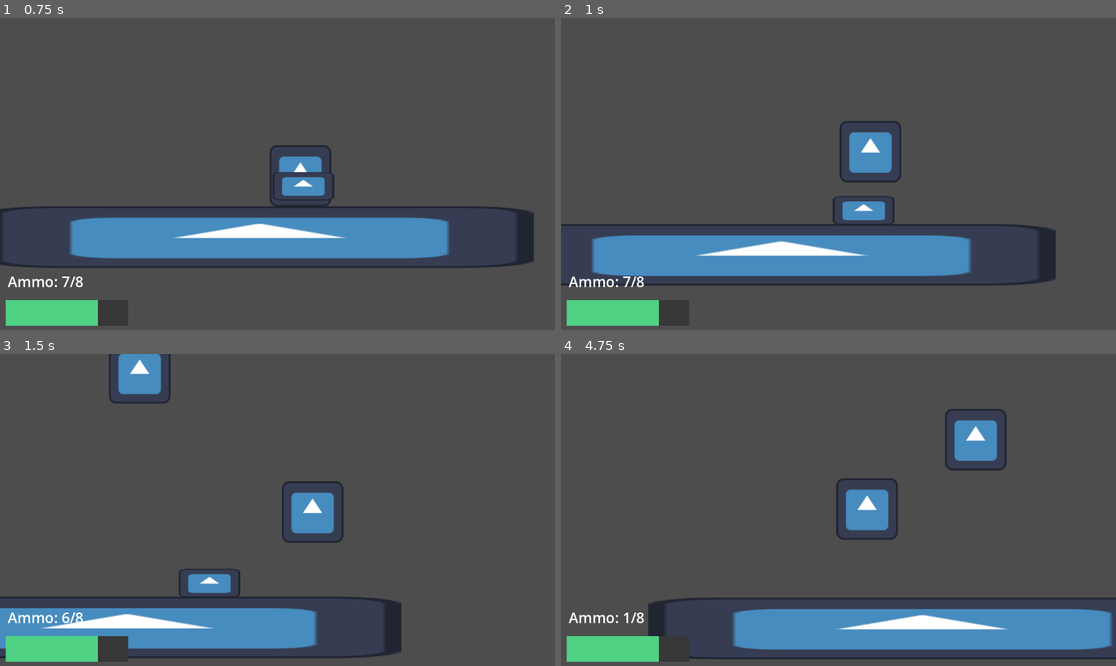
Above: before the commit, frames 1-4 (two rows, left to right).
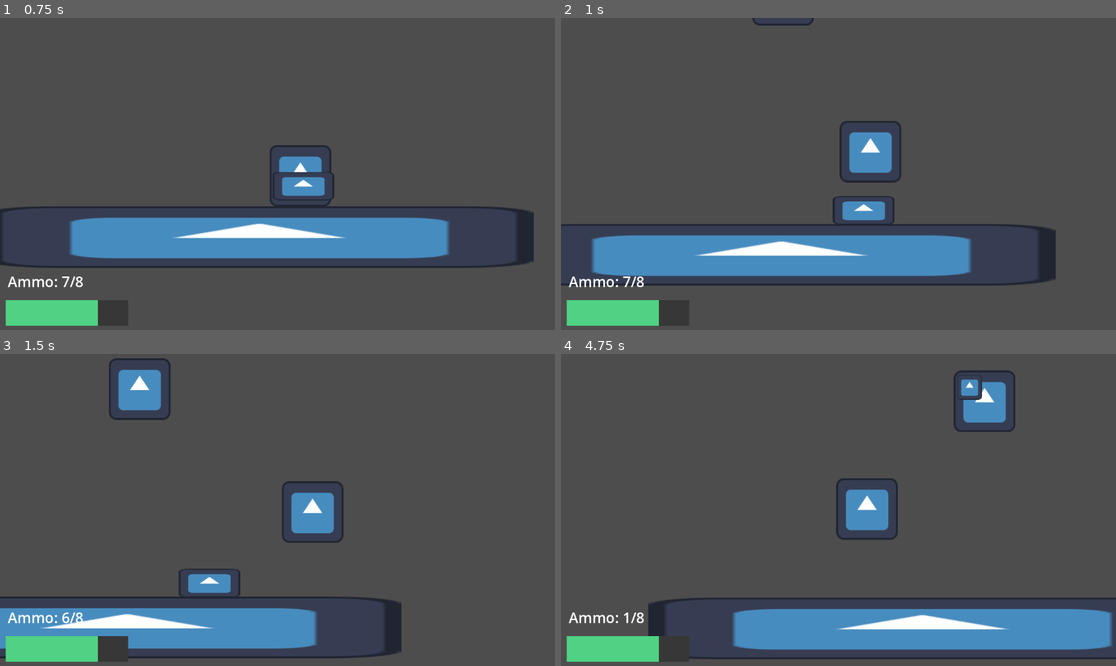
Above: after the commit, the same moments.

Repository: dzfrias/gladiator
Game: Godot game, scene res://scenes/test_scene.tscn
The game is run twice, just before and just after one commit, with the same random seed, the same clock (stepped at 60 frames per second) and the same inputs. The engine's default icon, where the game draws it, is replaced by a stand-in: a white triangle on a blue panel in a dark square.
Inputs (mouse positions are in pixels of both pictures, inside the frame that each line leads up to):
- Up to frame 1 (0.75 s): move the mouse to (249, 236) at 0.52 s; press the mouse at (249, 236) at 0.53 s; hold D (right) from 0.53 s (still down)
- Up to frame 2 (1 s): keep holding D (right); tap Space (jump) at 0.77 s
- Up to frame 3 (1.5 s): keep holding D (right); tap Space (jump) at 1.07 s; move the mouse to (444, 556) at 1.27 s; release the mouse at (444, 556) at 1.28 s; click (444, 556) at 1.35 s
- Up to frame 4 (4.75 s): tap Space (jump) at 1.52, 1.82, 3.02, 3.32, 3.77, 4.07, 4.52 s; move the mouse to (672, 463) at 2.02 s; release D (right) at 2.03 s; hold E (roll) 2.03-2.78 s; hold A (left) 2.03-4.28 s; click (672, 463) at 2.3 s; move the mouse to (866, 510) at 2.77 s; click (866, 510) at 2.85 s; move the mouse to (755, 432) at 3.52 s; press the mouse at (755, 432) at 3.53 s; move the mouse to (960, 494) at 4.27 s; release the mouse at (960, 494) at 4.28 s; hold D (right) from 4.28 s (still down); tap E (roll) at 4.35 s; click (960, 494) at 4.55 s

Frame 1 is identical in both runs. In frame 2, 0.1% of the frame differs, in the area x 34-46%, y 0-3%; in frame 3, 1.1%; in frame 4, 2.4%, in the area x 69-82%, y 5-38%.

Commit message:
Fix vulture projectiles not colliding after vulture death
Collision logic now lives in the `ArcProjectile`, not in the `Vulture`.

Diff:
--- a/scripts/arc_projectile.gd
+++ b/scripts/arc_projectile.gd
@@ -1,19 +1,41 @@
 class_name ArcProjectile extends Area2D
 
-signal on_collision(body: Node2D)
-
-var _velocity: Vector2
+var velocity: Vector2
+var damage := 5.0
+var splash_radius := 90.0
 
 func _ready() -> void:
 	body_entered.connect(_on_body_entered)
 
 func fire(speed: float, angle: float):
 	assert(speed >= 0)
-	_velocity = Vector2.RIGHT.rotated(angle) * speed
+	velocity = Vector2.RIGHT.rotated(angle) * speed
 
 func _process(delta: float) -> void:
-	_velocity.y += 980 * delta
-	position += _velocity * delta
+	velocity.y += 980 * delta
+	position += velocity * delta
 
 func _on_body_entered(body: Node2D) -> void:
-	on_collision.emit(self, body)
+	var collider := body as CollisionObject2D
+	if body is Player:
+		var player := body as Player
+		player.damage(damage)
+		queue_free()
+		return
+	if collider.collision_layer & Constants.ENVIRONMENT_LAYER:
+		Debug.draw_circle(position, splash_radius)
+		var space_state := get_world_2d().direct_space_state
+		var splash := CircleShape2D.new()
+		splash.radius = splash_radius
+		var splash_transform = Transform2D(0, position)
+		var query = PhysicsShapeQueryParameters2D.new()
+		query.shape = splash
+		query.transform = splash_transform
+		query.collision_mask = Constants.ENTITY_LAYER
+		var collisions = space_state.intersect_shape(query)
+		for collision in collisions:
+			var entity = collision.get("collider")
+			if entity is Player:
+				var player = entity as Player
+				player.damage(damage)
+		queue_free()
--- a/scripts/vulture.gd
+++ b/scripts/vulture.gd
@@ -1,12 +1,12 @@
 class_name Vulture extends Area2D
 
 # Movement
-@export var x_speed := 200.0
-@export var y_speed := 100.0
+@export var x_speed := 300.0
+@export var y_speed := 150.0
 @export var y_acceleration := 400.0
 @export var x_acceleration := 300.0
 @export var stop_dist := 300.0
-@export var fly_height := 300.0
+@export var fly_height := 400.0
 # Attacking
 @export var attack_idle_time := 1.0
 @export var attack_windup_time := 0.3
@@ -90,8 +90,9 @@
 	var angle := _firing_angle(projectile_speed, dx, dy)
 	var p := projectile.instantiate() as ArcProjectile
 	get_tree().root.add_child(p)
-	p.on_collision.connect(_on_projectile_collision)
 	p.fire(projectile_speed, angle)
+	p.damage = projectile_damage
+	p.splash_radius = projectile_splash_radius
 	p.position = position
 	_can_attack = false
 	await get_tree().create_timer(attack_cooldown_time).timeout
@@ -128,31 +129,6 @@
 	print("Vulture died")
 	queue_free()
 
-func _on_projectile_collision(p: Node2D, body: Node2D) -> void:
-	var collider := body as CollisionObject2D
-	if body is Player:
-		var player := body as Player
-		player.damage(projectile_damage)
-		p.queue_free()
-		return
-	if collider.collision_layer & Constants.ENVIRONMENT_LAYER:
-		Debug.draw_circle(p.position, projectile_splash_radius)
-		var space_state := get_world_2d().direct_space_state
-		var splash := CircleShape2D.new()
-		splash.radius = projectile_splash_radius
-		var splash_transform = Transform2D(0, p.position)
-		var query = PhysicsShapeQueryParameters2D.new()
-		query.shape = splash
-		query.transform = splash_transform
-		query.collision_mask = Constants.ENTITY_LAYER
-		var collisions = space_state.intersect_shape(query)
-		for collision in collisions:
-			var entity = collision.get("collider")
-			if entity is Player:
-				var player = entity as Player
-				player.damage(projectile_damage)
-		p.queue_free()
-
 static func _firing_angle(v: float, dx: float, dy: float) -> float:
 	const GRAVITY = 980.0
 
